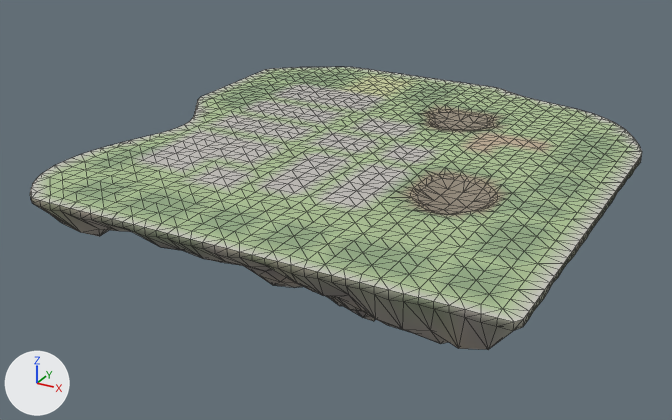
The glTF model godot_project/remake/sky/islands/SKY-080.rock.glb as it was, and as the next commit left it.
The view is the same before and after, from a 50 mm camera at (101.0, -201.7, 82.2) aimed at (-9.9, 0.1, -18.6). Arrows for +X, +Y and +Z are at lower left; the lights stay in place. The older version comes first. Mesh edges are drawn as thin lines.

Names of what the first picture shows: 'deck-col', 'rock'.
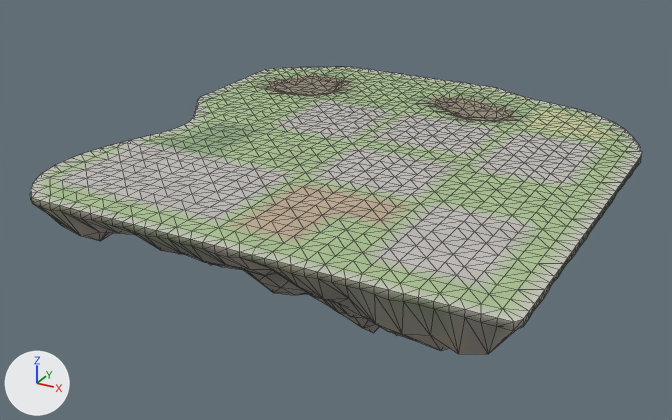
Edits to the scene script, one JSON object a line:
```json
{"block": "me_deck_col", "where": "# used by ob_deck_col; location = (0.0, 0.0, 0.0)"}
{"op": "remove", "block": "me_deck_col", "code": "me_deck_col.from_pydata(...)  # 1221 vertices, 2279 faces; spans x -66.6..61.8, y -64.5..70.8, z -2.3..0.0"}
{"op": "add", "block": "me_deck_col", "code": "me_deck_col.from_pydata(...)  # 1222 vertices, 2281 faces; spans x -66.6..61.8, y -64.5..70.8, z -2.3..0.0"}
{"block": "me_deck_col", "change": "me_deck_col part 1: 27 vertices moved from x -2.6..21.4, y 29.6..54.8, z -1.5..0.0 to x -3.0..21.4, y 34.8..54.9, z -2.1..0.0; 70 vertices removed from x -2.6..21.4, y 26.9..54.8, z -1.5..0.0; 72 vertices added at x -2.9..21.4, y 26.9..55.3, z -2.3..0.0"}
{"block": "me_deck_col", "change": "me_deck_col part 2: 12 vertices moved from x 20.0..33.4, y -21.1..-1.1, z -2.3..-0.1 to x 21.4..33.4, y -21.1..-1.1, z 0.0; 83 vertices removed from x 17.4..41.4, y -29.1..-1.1, z -2.3..-0.1; 26 vertices added at x 17.4..41.4, y -29.1..-1.1, z 0.0"}
{"block": "me_deck_col", "change": "me_deck_col part 3: 9 vertices moved from x -54.6..-34.6, y 34.8..58.8, z 0.0 to x -55.5..-34.6, y 34.8..58.8, z -1.5..-0.1; 27 vertices removed from x -54.6..-34.6, y 34.8..58.8, z 0.0; 83 vertices added at x -56.0..-34.6, y 34.8..58.8, z -1.5..-0.1"}
{"block": "me_deck_col", "change": "me_deck_col part 4: 716 kept faces spanning x -62.6..57.4, y -61.2..66.8, z -1.5..0.0 get new vertex colours"}
{"block": "me_rock", "where": "# used by ob_rock; location = (0.0, 0.0, 0.0)"}
{"op": "remove", "block": "me_rock", "code": "me_rock.from_pydata(...)  # 713 vertices, 1263 faces; spans x -66.6..61.8, y -64.5..70.8, z -38.0..0.0"}
{"op": "add", "block": "me_rock", "code": "me_rock.from_pydata(...)  # 713 vertices, 1263 faces; spans x -66.6..61.8, y -64.5..70.8, z -41.6..0.0"}
{"block": "me_rock", "change": "me_rock part 5: 387 of 713 vertices moved; they spanned x -60.6..53.4, y -55.2..64.8, z -38.0..-4.3 and now span x -60.6..53.4, y -55.2..64.8, z -41.6..-4.6; mean shift (0.0, 0.0, -1.5); largest move (5.4, -13.1, -38.0) -> (5.4, -13.1, -41.6)"}
```

Where the change shows, as pixel boxes (x1, y1, x2, y2) in the pictures (672 x 420 px; the box of a moved part takes in the faces that stretch with it):
```json
{"object": "rock", "change": "reshaped", "before": [30, 155, 642, 350], "after": [30, 155, 642, 354]}
{"part": 1, "of": "me_deck_col", "change": "moved or reshaped", "before": [405, 92, 528, 136], "after": [410, 91, 532, 134]}
{"part": 2, "of": "me_deck_col", "change": "built on", "before": [388, 162, 524, 228], "after": [381, 162, 530, 224]}
{"part": 3, "of": "me_deck_col", "change": "cut back", "before": [254, 70, 357, 99], "after": [254, 69, 362, 99]}
{"part": 4, "of": "me_deck_col", "change": "recoloured", "before": [51, 74, 620, 302], "after": [51, 74, 620, 302]}
{"part": 5, "of": "me_rock", "change": "moved or reshaped", "before": [36, 205, 513, 350], "after": [36, 205, 517, 354]}
```
